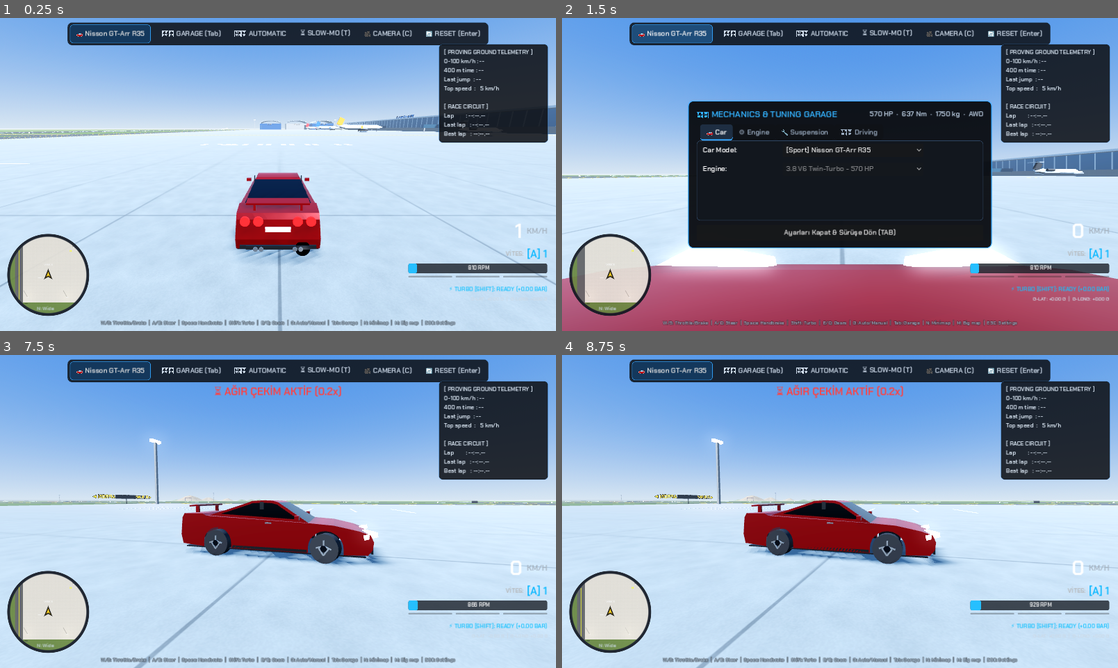
Above: before the commit, frames 1-4 (two rows, left to right).
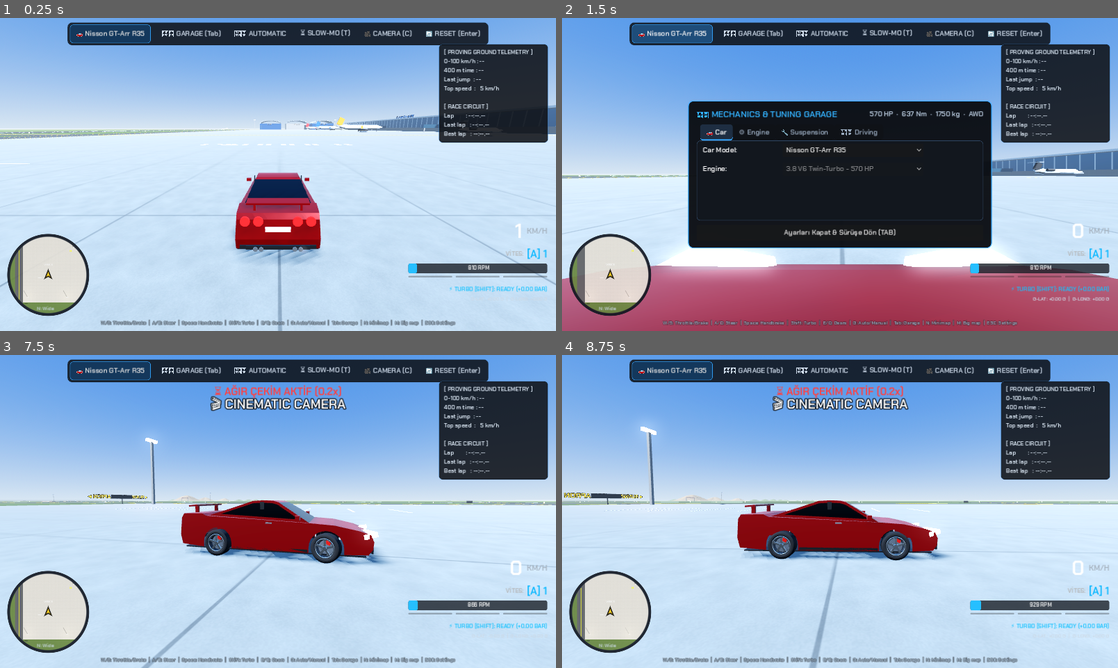
Above: after the commit, the same moments.

Repository: Pigasor/gearshift-proving-grounds
Game: Godot game, scene res://scenes/main.tscn
Same seed, same stepped clock (60 frames per second), same inputs: the game is played once before the commit and once after it.
Inputs (mouse positions are in pixels of both pictures, inside the frame that each line leads up to):
- Up to frame 1 (0.25 s): no input
- Up to frame 2 (1.5 s): click "🎥 CAMERA (C)" at 0.5 s; click "🚗 Nisson GT-Arr R35" at 1.25 s
- Up to frame 3 (7.5 s): click "🛠️ GARAGE (Tab)" at 2 s; click "🕹️ AUTOMATIC" at 2.75 s; click "🕹️ MANUAL (E/Q)" at 3.5 s; click "⏳ SLOW-MO (T)" at 4.25 s; click "🔄 RESET (Enter)" at 5 s; tap Enter (reset_car) at 5.75 s; move the mouse to (400, 495) at 5.77 s; hold D (steer_right) 5.78-6.5 s; hold C (camera_view) 5.78-6.5 s; click (400, 495) at 5.92 s; tap W (throttle) at 6.05 s; drag from (166, 527) to (250, 574) at 6.52 s; move the mouse to (333, 442) at 7.27 s; hold D (steer_right) from 7.28 s (still down); hold C (camera_view) from 7.28 s (still down)
- Up to frame 4 (8.75 s): tap W (throttle) at 7.55 s; release D (steer_right) at 8 s; release C (camera_view) at 8 s; drag from (812, 574) to (673, 464) at 8.02 s

The runs differ from the first frame. In frame 1, less than 0.1% of the frame differs, in the area x 53-56%, y 71-76%; in frame 2, 0.2%; in frame 3, 2.7%; in frame 4, 5.5%, in the area x 0-100%, y 13-100%.

Commit message:
Krom jantlar, egzoz dumani duzeltmesi ve turbo alevi, belirgin simge, TCS kapali patinaj/vites duzeltmesi, sinematik kamera mesaji ve hareketi, gruplu arac listesi, Sahin far duzeltmesi
Co-Authored-By: Claude Opus 5.5 <noreply@anthropic.com>

Diff:
--- a/icon.svg
+++ b/icon.svg
@@ -1,14 +1,19 @@
 <svg xmlns="http://www.w3.org/2000/svg" width="128" height="128" viewBox="0 0 128 128">
-  <rect width="128" height="128" rx="24" fill="#0d1117"/>
+  <!-- Bright background so the icon stands out on dark and light taskbars -->
+  <defs>
+    <linearGradient id="bg" x1="0" y1="0" x2="0" y2="1">
+      <stop offset="0" stop-color="#2ea8ff"/>
+      <stop offset="1" stop-color="#0b5cc4"/>
+    </linearGradient>
+  </defs>
+  <rect width="128" height="128" rx="26" fill="url(#bg)"/>
   <!-- Gauge Arc -->
-  <path d="M 24 96 A 48 48 0 1 1 104 96" fill="none" stroke="#252d3d" stroke-width="8" stroke-linecap="round"/>
-  <path d="M 24 96 A 48 48 0 0 1 84 26" fill="none" stroke="#00b4d8" stroke-width="8" stroke-linecap="round"/>
+  <path d="M 24 98 A 48 48 0 1 1 104 98" fill="none" stroke="#ffffff" stroke-opacity="0.35" stroke-width="13" stroke-linecap="round"/>
+  <path d="M 24 98 A 48 48 0 0 1 84 28" fill="none" stroke="#ffffff" stroke-width="13" stroke-linecap="round"/>
   <!-- Redline -->
-  <path d="M 84 26 A 48 48 0 0 1 104 96" fill="none" stroke="#e63946" stroke-width="8" stroke-linecap="round"/>
+  <path d="M 84 28 A 48 48 0 0 1 104 98" fill="none" stroke="#ff3b4a" stroke-width="13" stroke-linecap="round"/>
   <!-- Needle -->
-  <polygon points="64,64 61,61 82,34 67,61" fill="#e63946"/>
-  <circle cx="64" cy="64" r="8" fill="#f1faee"/>
-  <circle cx="64" cy="64" r="4" fill="#1d3557"/>
-  <!-- Text -->
-  <text x="64" y="112" font-family="sans-serif" font-size="11" font-weight="bold" fill="#00b4d8" text-anchor="middle">GEARSHIFT</text>
+  <polygon points="58,58 70,70 94,30" fill="#ffd23f"/>
+  <circle cx="64" cy="64" r="11" fill="#ffffff"/>
+  <circle cx="64" cy="64" r="5" fill="#0b5cc4"/>
 </svg>
--- a/scripts/body_builder.gd
+++ b/scripts/body_builder.gd
@@ -280,17 +280,18 @@
 	# black grille band between big rectangular headlights, amber corner indicators, thick black
 	# bumpers, wide red + amber tail-light blocks on a flat boot panel
 	var fw: float = _fw(nose_h - 0.12)
-	_front(0, nose_h - 0.13, Vector3(fw * 2.0 - 0.1, 0.17, 0.03), black)
+	_front(0, nose_h - 0.13, Vector3((fw - 0.38) * 2.0, 0.17, 0.03), black) # grille between the headlights
 	for k in range(3):
-		_front(0, nose_h - 0.08 - k * 0.05, Vector3(0.62, 0.014, 0.035), chrome)
+		_front(0, nose_h - 0.08 - k * 0.05, Vector3(0.62, 0.014, 0.035), chrome, Vector3.ZERO, -0.01)
 	_front(0, 0.40, Vector3(fw * 2.0 + 0.04, 0.13, 0.07), black) # bumper
 	_rear(0, 0.40, Vector3(_rw(0.4) * 2.0 + 0.04, 0.13, 0.07), black)
 	var rw: float = _rw(deck_h - 0.15)
 	for sd in [-1.0, 1.0]:
-		_front(sd * (fw - 0.22), nose_h - 0.13, Vector3(0.34, 0.15, 0.04), head)
-		_front(sd * (fw - 0.04), nose_h - 0.13, Vector3(0.06, 0.13, 0.04), amber)
-		_rear(sd * (rw - 0.24), deck_h - 0.17, Vector3(0.40, 0.17, 0.04), tail)
-		_rear(sd * (rw - 0.04), deck_h - 0.17, Vector3(0.08, 0.17, 0.04), amber)
+		# lamps sit side by side with small gaps: overlapping coplanar boxes flicker (z-fighting)
+		_front(sd * (fw - 0.22), nose_h - 0.13, Vector3(0.31, 0.15, 0.04), head)
+		_front(sd * (fw - 0.035), nose_h - 0.13, Vector3(0.05, 0.13, 0.04), amber)
+		_rear(sd * (rw - 0.27), deck_h - 0.17, Vector3(0.35, 0.17, 0.04), tail)
+		_rear(sd * (rw - 0.045), deck_h - 0.17, Vector3(0.08, 0.17, 0.04), amber)
 	_box(Vector3(0, g + 0.40, zf + 0.05), Vector3(0.52, 0.11, 0.01), plate) # front plate on the bumper
 	_rear(0, deck_h - 0.20, Vector3(0.52, 0.11, 0.01), plate)
 
--- a/scripts/camera_controller.gd
+++ b/scripts/camera_controller.gd
@@ -27,6 +27,8 @@
 var _shot_side: float = 1.0
 var _shot_pos: Vector3
 var _shot_off: Vector3
+var _orbit: float = 0.0 # slow sweep around the car during a tracking shot
+var _toast: Label
 # Crash shake
 const SHAKE_ACCEL: float = 45.0 # m/s² of sudden velocity change before the camera shakes
 var _trauma: float = 0.0
@@ -75,6 +77,29 @@
 		CameraMode.HOOD: current_mode = CameraMode.BUMPER
 		CameraMode.BUMPER: current_mode = CameraMode.CINEMATIC
 		CameraMode.CINEMATIC: current_mode = CameraMode.CHASE
+	if current_mode == CameraMode.CINEMATIC:
+		_show_toast(tr("🎬 SİNEMATİK KAMERA"))
+
+# Short on-screen notice (e.g. "Cinematic camera") that fades out
+func _show_toast(text: String) -> void:
+	if _toast == null:
+		var layer := CanvasLayer.new()
+		layer.layer = 5
+		add_child(layer)
+		_toast = Label.new()
+		_toast.set_anchors_and_offsets_preset(Control.PRESET_CENTER_TOP)
+		_toast.grow_horizontal = Control.GROW_DIRECTION_BOTH
+		_toast.offset_top = 90
+		_toast.horizontal_alignment = HORIZONTAL_ALIGNMENT_CENTER
+		_toast.add_theme_font_size_override("font_size", 30)
+		_toast.add_theme_color_override("font_outline_color", Color(0, 0, 0, 0.85))
+		_toast.add_theme_constant_override("outline_size", 8)
+		layer.add_child(_toast)
+	_toast.text = text
+	_toast.modulate.a = 1.0
+	var tw := create_tween()
+	tw.tween_interval(1.6)
+	tw.tween_property(_toast, "modulate:a", 0.0, 0.6)
 
 func _physics_process(scaled_delta: float) -> void:
 	if target_vehicle == null:
@@ -187,6 +212,7 @@
 		_shot = (_shot + 1) % 4
 		_shot_time = 6.0
 		_shot_side = -_shot_side
+		_orbit = 0.0
 		cut = true
 		if _shot == 0:
 			if speed_kmh < 25.0:
@@ -198,11 +224,16 @@
 				_shot_pos = _clear_spot(look_pos, _shot_pos)
 	var target: Vector3
 	match _shot:
-		0: target = _shot_pos
+		0:
+			# roadside camera drifts after the car and cranes up a little: never a frozen shot
+			_shot_pos += target_vehicle.linear_velocity * 0.25 * delta + Vector3.UP * 0.25 * delta
+			target = _shot_pos
 		1: target = car_pos + right * _shot_side * 5.5 * s + fwd * 1.5 * s + Vector3.UP * 0.9 * s
 		2: target = car_pos - fwd * 7.5 * s + right * _shot_side * 1.5 * s + Vector3.UP * 0.5 * s
 		_: target = car_pos + fwd * 8.0 * s - right * _shot_side * 3.5 * s + Vector3.UP * 2.8 * s
 	if _shot != 0:
+		_orbit += delta * 0.18 * _shot_side
+		target = car_pos + (target - car_pos).rotated(Vector3.UP, _orbit)
 		target = _clear_spot(look_pos, target)
 	# tracking shots smooth their offset from the car, so speed never makes them fall behind
 	if cut or _shot == 0:
--- a/scripts/exhaust_smoke.gd
+++ b/scripts/exhaust_smoke.gd
@@ -1,12 +1,17 @@
 class_name ExhaustSmoke
 extends CPUParticles3D
 # Exhaust smoke from the tailpipe: a faint haze at idle that thickens with revs and throttle.
-# Diesels puff darker soot under load. Particles live in world space, so they trail behind.
+# Diesels puff darker soot under load. Particles live in world space, so they trail behind; the
+# smoke fades out with speed (the airflow disperses it) - at speed separate puffs would look dotted.
+# Turbo boost (Shift) shoots a flame out of the pipe.
 
 var vehicle: Node
+var flame: CPUParticles3D
 
 func _ready() -> void:
-	amount = 60
+	cast_shadow = GeometryInstance3D.SHADOW_CASTING_SETTING_OFF # alpha-blended puffs would cast solid black discs
+	preprocess = 1.3 # run one lifetime up front: never-emitted particle slots render as black discs (Godot 4.3)
+	amount = 150
 	lifetime = 1.3
 	local_coords = false
 	direction = Vector3(0.0, 0.15, -1.0) # out of the pipe, backwards (car forward is +Z)
@@ -44,6 +49,45 @@
 	quad.size = Vector2(0.32, 0.32)
 	quad.material = mat
 	mesh = quad
+	_make_flame(tex)
+
+func _make_flame(tex: Texture2D) -> void:
+	flame = CPUParticles3D.new()
+	flame.cast_shadow = GeometryInstance3D.SHADOW_CASTING_SETTING_OFF
+	flame.amount = 40
+	flame.lifetime = 0.14
+	flame.local_coords = true # stays on the pipe at any speed
+	flame.emitting = false
+	flame.visible = false
+	flame.preprocess = 0.14
+	flame.direction = Vector3(0, 0, -1)
+	flame.spread = 6.0
+	flame.gravity = Vector3.ZERO
+	flame.initial_velocity_min = 6.0
+	flame.initial_velocity_max = 9.0
+	flame.scale_amount_min = 0.8
+	flame.scale_amount_max = 1.2
+	var shrink := Curve.new()
+	shrink.add_point(Vector2(0.0, 1.0))
+	shrink.add_point(Vector2(1.0, 0.3))
+	flame.scale_amount_curve = shrink
+	var heat := Gradient.new() # blue core -> orange -> gone
+	heat.set_color(0, Color(0.55, 0.7, 1.0, 1.0))
+	heat.set_color(1, Color(1.0, 0.35, 0.05, 0.0))
+	heat.add_point(0.35, Color(1.0, 0.65, 0.2, 0.9))
+	flame.color_ramp = heat
+	var mat := StandardMaterial3D.new()
+	mat.transparency = BaseMaterial3D.TRANSPARENCY_ALPHA
+	mat.blend_mode = BaseMaterial3D.BLEND_MODE_ADD
+	mat.shading_mode = BaseMaterial3D.SHADING_MODE_UNSHADED
+	mat.billboard_mode = BaseMaterial3D.BILLBOARD_PARTICLES
+	mat.vertex_color_use_as_albedo = true
+	mat.albedo_texture = tex
+	var quad := QuadMesh.new()
+	quad.size = Vector2(0.22, 0.22)
+	quad.material = mat
+	flame.mesh = quad
+	add_child(flame)
 
 func _process(_delta: float) -> void:
 	if vehicle == null:
@@ -53,10 +97,15 @@
 	var revs: float = clampf((float(vehicle.get("current_rpm")) - idle) / (lim - idle), 0.0, 1.0)
 	var thr: float = float(vehicle.get("pedal_throttle"))
 	var load: float = clampf(revs * 0.6 + thr * revs * 0.6, 0.0, 1.0)
+	var kmh: float = (vehicle as RigidBody3D).linear_velocity.length() * 3.6
+	var wind: float = clampf(1.0 - (kmh - 15.0) / 35.0, 0.0, 1.0) # gone above ~50 km/h
+	flame.emitting = bool(vehicle.get("turbo_boost_active"))
+	flame.visible = flame.emitting # never-emitted CPU particles render as a black square
+	flame.direction = direction
 	initial_velocity_min = 1.2 + 4.0 * revs
 	initial_velocity_max = 2.0 + 6.0 * revs
 	if str(vehicle.get("engine_fuel")) == "dizel":
 		var c: float = lerpf(0.55, 0.16, thr)
-		color = Color(c, c, c, 0.10 + 0.55 * thr * (0.4 + revs))
+		color = Color(c, c, c, (0.05 + 0.3 * thr * (0.4 + revs)) * wind)
 	else:
-		color = Color(0.86, 0.86, 0.88, 0.035 + 0.3 * load)
+		color = Color(0.86, 0.86, 0.88, (0.012 + 0.2 * load) * wind) # more, fainter puffs: a smooth plume
--- a/scripts/i18n.gd
+++ b/scripts/i18n.gd
@@ -12,6 +12,7 @@
 	"🛠️ GARAJ (TAB)": "🛠️ GARAGE (TAB)",
 	"⏳ AĞIR ÇEKİM (T)": "⏳ SLOW-MO (T)",
 	"🎥 KAMERA (C)": "🎥 CAMERA (C)",
+	"🎬 SİNEMATİK KAMERA": "🎬 CINEMATIC CAMERA",
 	"🔄 SIFIRLA (Enter)": "🔄 RESET (Enter)",
 	"⏳ AĞIR ÇEKİM AKTİF (0.2x)": "⏳ SLOW MOTION ON (0.2x)",
 	"(P) EL FRENİ ÇEKİLİ": "(P) HANDBRAKE ON",
--- a/scripts/ui_manager.gd
+++ b/scripts/ui_manager.gd
@@ -178,11 +178,22 @@
 	label_handbrake.visible = vehicle.is_handbrake_active
 	label_slowmo.visible = (Engine.time_scale < 0.9)
 
+const CAR_GROUPS: Array = [["Sedan", "Sedan"], ["Classic", "Classic"], ["Sport", "Sport"], ["Muscle", "Muscle"],
+	["Hyper", "Hypercar"], ["Off-Road", "Off-Road"], ["Monster", "Monster Truck"]]
+
 func _setup_options() -> void:
+	# Cars grouped by class under separator headings; the item id is the car index.
 	option_car_select.clear()
-	for i in range(CarDatabase.count()):
-		var c: Dictionary = CarDatabase.car(i)
-		option_car_select.add_item("[%s] %s" % [c["class"], c["name"]], i)
+	for grp in CAR_GROUPS:
+		var first: bool = true
+		for i in range(CarDatabase.count()):
+			var c: Dictionary = CarDatabase.car(i)
+			if c["class"] != grp[0]:
+				continue
+			if first:
+				option_car_select.add_separator(grp[1])
+				first = false
+			option_car_select.add_item(c["name"], i)
 
 	# Engine choice row (label | dropdown | spacer) right under the car row of the 3-column grid
 	if option_engine == null:
@@ -325,7 +336,7 @@
 	_update_car_stats.call_deferred()
 
 	var car_i: int = int(vehicle.current_vehicle_type)
-	option_car_select.selected = car_i
+	option_car_select.selected = option_car_select.get_item_index(car_i)
 	if option_engine:
 		option_engine.clear()
 		var engines: Array = CarDatabase.car(car_i)["engines"]
@@ -371,7 +382,7 @@
 # --- Tuning UI Callbacks ---
 func _on_option_car_select_item_selected(index: int) -> void:
 	if vehicle:
-		vehicle.apply_car(index, 0)
+		vehicle.apply_car(option_car_select.get_item_id(index), 0)
 		_sync_tuning_sliders_from_vehicle()
 
 func _on_option_engine_selected(index: int) -> void:
--- a/scripts/vehicle_controller.gd
+++ b/scripts/vehicle_controller.gd
@@ -205,79 +205,127 @@
 	add_child(exhaust_smoke)
 	apply_car(current_vehicle_type, 0)
 
+# Realistic wheel inside each RollNode (axle = X): open tyre tread + rounded sidewalls, chrome rim
+# lip, dark rim barrel, 5 chrome spokes, chrome centre cap & lug nuts, brake disc behind the spokes.
+func _wheel_mat(c: Color, metal: float, rough: float, two_sided: bool = false) -> StandardMaterial3D:
+	var m := StandardMaterial3D.new()
+	m.albedo_color = c
+	m.metallic = metal
+	m.roughness = rough
+	if two_sided:
+		m.cull_mode = BaseMaterial3D.CULL_DISABLED
+	return m
+
+func _wheel_part(parent: Node3D, mesh: Mesh, pos: Vector3, axle_scale: float = 1.0) -> MeshInstance3D:
+	var mi := MeshInstance3D.new()
+	mi.mesh = mesh
+	# meshes are built around Y: turn Y onto the axle (X), optionally squashed along it
+	mi.transform = Transform3D(Basis(Vector3(0, -1, 0), Vector3(1, 0, 0), Vector3(0, 0, 1)) * Basis.from_scale(Vector3(1, axle_scale, 1)), pos)
+	parent.add_child(mi)
+	return mi
+
 func _build_wheel_details() -> void:
+	var rubber := _wheel_mat(Color(0.07, 0.07, 0.08), 0.0, 0.9)
+	var chrome := _wheel_mat(Color(0.93, 0.94, 0.96), 1.0, 0.07)
+	var barrel_mat := _wheel_mat(Color(0.16, 0.16, 0.18), 0.7, 0.4, true)
+	var disc_mat := _wheel_mat(Color(0.55, 0.56, 0.58), 0.9, 0.35)
+	var tread := CylinderMesh.new()
+	tread.top_radius = 0.32
+	tread.bottom_radius = 0.32
+	tread.height = 0.22
+	tread.radial_segments = 40
+	tread.cap_top = false
+	tread.cap_bottom = false
+	tread.material = rubber
+	var sidewall := TorusMesh.new() # squashed along the axle: a rounded tyre shoulder
+	sidewall.inner_radius = 0.205
+	sidewall.outer_radius = 0.32
+	sidewall.rings = 40
+	sidewall.ring_segments = 12
+	sidewall.material = rubber
+	var lip := TorusMesh.new()
+	lip.inner_radius = 0.19
+	lip.outer_radius = 0.225
+	lip.rings = 40
+	lip.ring_segments = 8
+	lip.material = chrome
+	var barrel := CylinderMesh.new()
+	barrel.top_radius = 0.205
+	barrel.bottom_radius = 0.205
+	barrel.height = 0.21
+	barrel.radial_segments = 32
+	barrel.cap_top = false
+	barrel.cap_bottom = false
+	barrel.material = barrel_mat
+	var back := CylinderMesh.new()
+	back.top_radius = 0.2
+	back.bottom_radius = 0.2
+	back.height = 0.01
+	back.radial_segments = 32
+	back.material = _wheel_mat(Color(0.05, 0.05, 0.06), 0.3, 0.7)
+	var disc := CylinderMesh.new()
+	disc.top_radius = 0.17
+	disc.bottom_radius = 0.17
+	disc.height = 0.025
+	disc.radial_segments = 32
+	disc.material = disc_mat
+	var cap := CylinderMesh.new()
+	cap.top_radius = 0.045
+	cap.bottom_radius = 0.06
+	cap.height = 0.04
+	cap.radial_segments = 20
+	cap.material = chrome
+	var nut := CylinderMesh.new()
+	nut.top_radius = 0.009
+	nut.bottom_radius = 0.011
+	nut.height = 0.02
+	nut.radial_segments = 6
+	nut.material = chrome
+	var spoke := BoxMesh.new()
+	spoke.size = Vector3(0.026, 0.15, 0.045) # x = depth along the axle, y = radial length
+	spoke.material = chrome
+
 	for i in range(wheel_mounts.size()):
 		var mount: Node3D = wheel_mounts[i]
 		var roll: Node3D = wheel_rolls[i]
 		if mount == null or roll == null:
 			continue
-
-		var is_left: bool = (i % 2 == 0)
-		var outer_x: float = -0.13 if is_left else 0.13
-
-		# 1. Metallic Brake Rotor Disc (Rotates with wheel inside RollNode)
-		var rotor := MeshInstance3D.new()
-		var rotor_cyl := CylinderMesh.new()
-		rotor_cyl.top_radius = 0.22
-		rotor_cyl.bottom_radius = 0.22
-		rotor_cyl.height = 0.03
-		rotor_cyl.radial_segments = 24
-		var rotor_mat := StandardMaterial3D.new()
-		rotor_mat.albedo_color = Color(0.85, 0.86, 0.88)
-		rotor_mat.metallic = 0.95
-		rotor_mat.roughness = 0.22
-		rotor_cyl.material = rotor_mat
-		rotor.mesh = rotor_cyl
-		rotor.transform = Transform3D(Vector3(0, -1, 0), Vector3(1, 0, 0), Vector3(0, 0, 1), Vector3.ZERO)
-		roll.add_child(rotor)
-
-		# 2. Sporty 5-Star Alloy Rim Spokes (Rotate with wheel inside RollNode)
-		var spoke_mat := StandardMaterial3D.new()
-		spoke_mat.albedo_color = Color(0.92, 0.93, 0.95)
-		spoke_mat.metallic = 0.92
-		spoke_mat.roughness = 0.15
-
-		for s in range(5):
-			var angle: float = s * (TAU / 5.0)
-			var spoke := MeshInstance3D.new()
-			var bm := BoxMesh.new()
-			bm.size = Vector3(0.024, 0.18, 0.032)
-			bm.material = spoke_mat
-			spoke.mesh = bm
-			spoke.position = Vector3(outer_x, 0.09 * cos(angle), 0.09 * sin(angle))
-			spoke.rotation.x = -angle
-			roll.add_child(spoke)
-
-		# 3. Center Wheel Hub Cap (Rotates with wheel inside RollNode)
-		var hub := MeshInstance3D.new()
-		var hub_cyl := CylinderMesh.new()
-		hub_cyl.top_radius = 0.07
-		hub_cyl.bottom_radius = 0.07
-		hub_cyl.height = 0.03
-		hub_cyl.radial_segments = 16
-		var hub_mat := StandardMaterial3D.new()
-		hub_mat.albedo_color = Color(0.12, 0.12, 0.14)
-		hub_mat.metallic = 0.8
-		hub_mat.roughness = 0.3
-		hub_cyl.material = hub_mat
-		hub.mesh = hub_cyl
-		hub.transform = Transform3D(Vector3(0, -1, 0), Vector3(1, 0, 0), Vector3(0, 0, 1), Vector3(outer_x, 0, 0))
-		roll.add_child(hub)
-
-		# 4. Sporty Red Brembo Brake Caliper (Mounted on Mount, DOES NOT ROLL with wheel!)
+		var side: float = -1.0 if i % 2 == 0 else 1.0 # outer face of the wheel
+		for n in ["TireMesh", "RimMesh"]:
+			var old := roll.get_node_or_null(n)
+			if old:
+				old.queue_free()
+		_wheel_part(roll, tread, Vector3.ZERO)
+		for sd in [-1.0, 1.0]:
+			_wheel_part(roll, sidewall, Vector3(sd * 0.105, 0, 0), 0.45)
+		_wheel_part(roll, lip, Vector3(side * 0.118, 0, 0), 0.5)
+		_wheel_part(roll, barrel, Vector3(0.0, 0, 0))
+		_wheel_part(roll, back, Vector3(-side * 0.06, 0, 0))
+		_wheel_part(roll, disc, Vector3(side * 0.0, 0, 0))
+		_wheel_part(roll, cap, Vector3(side * 0.1, 0, 0)).rotation_degrees.z = -90.0 * side
+		for k in range(5):
+			var a: float = k * TAU / 5.0
+			var s := MeshInstance3D.new()
+			s.mesh = spoke
+			s.position = Vector3(side * 0.095, 0.12 * cos(a), 0.12 * sin(a))
+			s.rotation.x = a
+			roll.add_child(s)
+			var n_a: float = a + TAU / 10.0
+			_wheel_part(roll, nut, Vector3(side * 0.112, 0.07 * cos(n_a), 0.07 * sin(n_a)))
+
+		# Red brake caliper on the mount (does NOT roll with the wheel), inside the rim barrel
 		var caliper := MeshInstance3D.new()
 		var cm := BoxMesh.new()
-		cm.size = Vector3(0.065, 0.075, 0.11)
+		cm.size = Vector3(0.06, 0.07, 0.11)
 		var caliper_mat := StandardMaterial3D.new()
-		caliper_mat.albedo_color = Color(0.92, 0.12, 0.08) # Glossy Sports Red
+		caliper_mat.albedo_color = Color(0.92, 0.12, 0.08)
 		caliper_mat.metallic = 0.5
 		caliper_mat.roughness = 0.25
 		caliper_mat.clearcoat_enabled = true
 		caliper_mat.clearcoat = 0.8
 		cm.material = caliper_mat
 		caliper.mesh = cm
-		var caliper_x: float = outer_x * 0.45
-		caliper.position = Vector3(caliper_x, 0.15, 0.08)
+		caliper.position = Vector3(side * 0.045, 0.12, 0.06)
 		caliper.rotation_degrees = Vector3(25.0, 0.0, 0.0)
 		mount.add_child(caliper)
 
@@ -1642,7 +1690,8 @@
 		# early (low revs), only a floored pedal holds the gear up to the limiter.
 		var shift_rpm: float = lerpf(limiter_rpm * 0.42, limiter_rpm - 300.0, clampf(_throttle_input / 0.9, 0.0, 1.0))
 		var early: bool = _throttle_input < 0.85 and _brake_input < 0.1 and g_rpm > shift_rpm and next_rpm > limiter_rpm * 0.34
-		if (near_limit or early) and next_rpm > idle_rpm * 1.6:
+		# never into a gear the car would lug in right away (with wheelspin that caused 6-7-6-7 hunting)
+		if (near_limit or early) and next_rpm > idle_rpm * 1.6 and next_rpm > limiter_rpm * 0.33:
 			shift_up()
 			_auto_shift_cooldown = 0.5
 			_since_upshift = 0.0
@@ -1651,7 +1700,7 @@
 	if current_gear > 2:
 		var prev_rpm: float = _ground_rpm(current_gear - 1)
 		var lugging: bool = g_rpm < limiter_rpm * 0.28
-		var kickdown: bool = _throttle_input > 0.9 and g_rpm < limiter_rpm * 0.5 and _since_upshift > 2.5 # no 2-1-2-1 hunting right after an upshift (e.g. up a hill)
+		var kickdown: bool = _throttle_input > 0.9 and g_rpm < limiter_rpm * 0.5 and _since_upshift > 2.5 and current_rpm < limiter_rpm * 0.6 # no 2-1-2-1 hunting right after an upshift (e.g. up a hill); an engine already revving high (wheelspin) needs no kickdown
 		if (lugging or kickdown) and prev_rpm < limiter_rpm - 900.0:
 			shift_down()
 			_auto_shift_cooldown = 0.6
@@ -2196,7 +2245,10 @@
 			else:
 				# Tyre slips (wheelspin or locked wheel): kinetic friction in the direction of slip,
 				# and the wheel keeps its own speed.
-				long_mag = signf(fx_needed) * long_room * 0.9
+				# A tyre only just past its limit keeps nearly all its grip; a wildly spinning or
+				# locked one drops to ~90% (dry asphalt). A flat 90% made any excess torque spin up to the limiter.
+				var slip_v: float = absf(w_pred * r_tyre - forward_vel)
+				long_mag = signf(fx_needed) * long_room * lerpf(1.0, 0.9, clampf(slip_v / 15.0, 0.0, 1.0))
 				wheel_angular_velocity[i] = w_pred - long_mag * r_tyre * delta / inertia
 				if slipping_now and _clutch_torque > 0.0 and _is_driven(i):
 					wheel_angular_velocity[i] = _cap_to_engine(wheel_angular_velocity[i], active_gear_ratio)
Binary file changed: icon.ico
